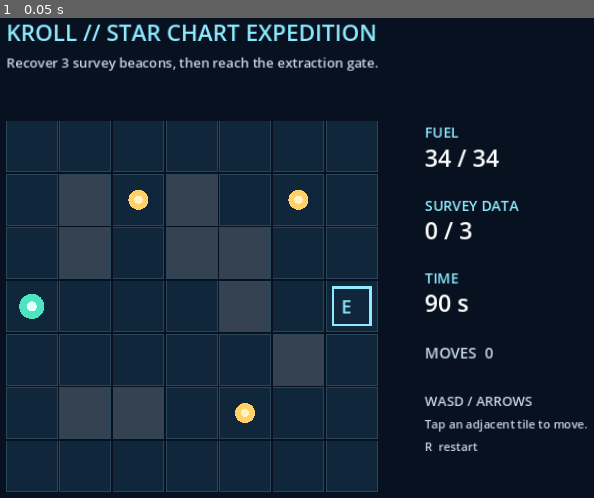
Above: before the commit, frame 1.
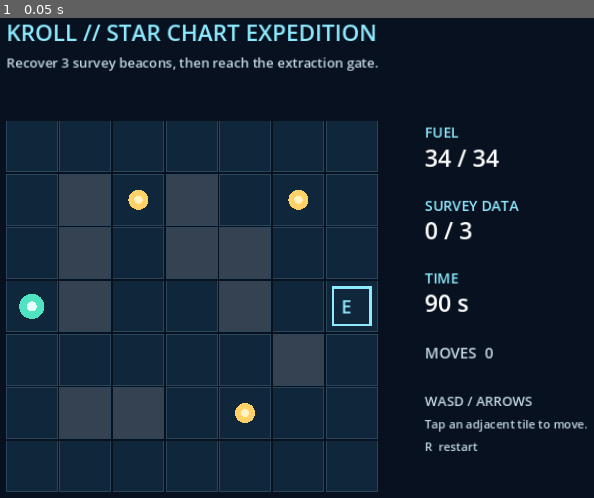
Above: after the commit, the same moment.

Repository: qaqp980520-prog/2126-Survival
Game: Godot game, scene res://main.tscn
Two runs of this game, one before a commit and one after it. Both use one fixed random seed, a clock stepped at 60 frames per second and the inputs below.
Inputs:
- Up to frame 1 (0.05 s): no input

The runs differ from the first frame. In frame 1, 0.9% of the frame differs, in the area x 10-19%, y 54-66%.

Commit message:
Align Star Chart asteroid collision test with authored board

Diff:
--- a/daily_games/KROLL_Star_Chart_Expedition/rules.gd
+++ b/daily_games/KROLL_Star_Chart_Expedition/rules.gd
@@ -11,7 +11,7 @@
 const ASTEROIDS: Array[Vector2i] = [
 	Vector2i(1, 1), Vector2i(1, 2), Vector2i(1, 5),
 	Vector2i(2, 5), Vector2i(3, 1), Vector2i(3, 2),
-	Vector2i(4, 2), Vector2i(4, 3), Vector2i(5, 4)
+	Vector2i(1, 3), Vector2i(4, 2), Vector2i(4, 3), Vector2i(5, 4)
 ]
 
 static func new_state() -> Dictionary:
